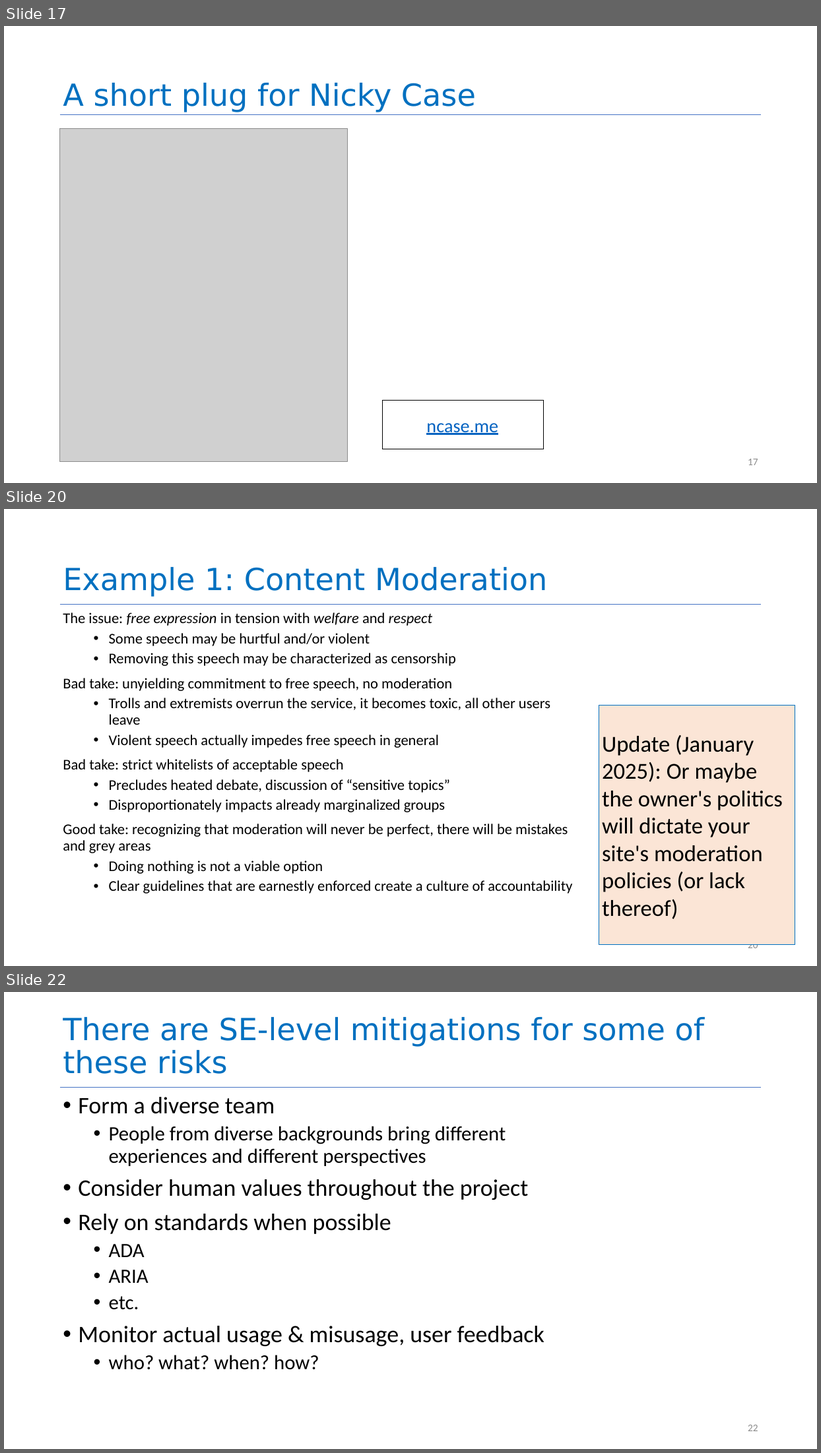
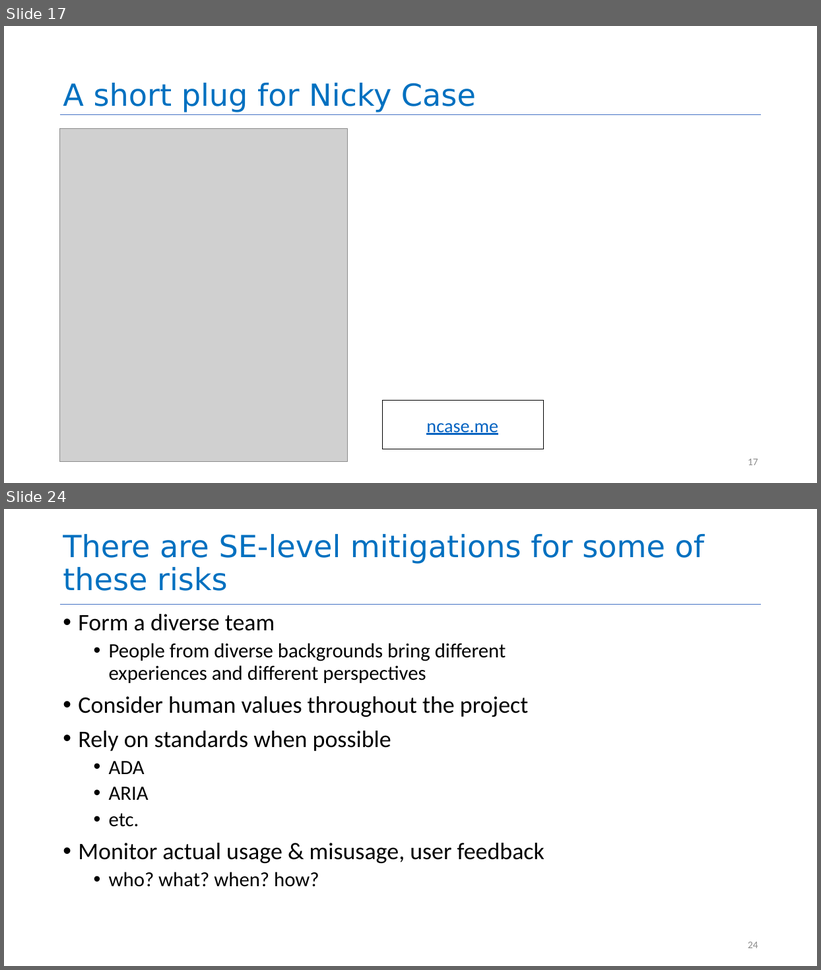
Before and after one commit to neu-se/CS4530-Fall-2025, a slide deck: Slides/Module 16A Engineering Ethical Software.pptx. Shown one above the other, each under a label of ours: slides 17, 20 and 22 before the commit, slides 17 and 24 after it; the slides between them are not shown. The pictures are 821x1453 and 821x970 pixels, drawn with LibreOffice and Linux fonts; fonts in the diff are those of the drawing; grey boxes stand for pictures. Boxes give left, top, right and bottom in pixels: in the first picture for what was removed or moved away, otherwise in the second. Text is boxed around its words. In the diff, an @@ line names an element or a change of style, - is before the commit and + after.

```diff
--- a/Slides/Module 16A Engineering Ethical Software.pptx
+++ b/Slides/Module 16A Engineering Ethical Software.pptx
@@ slide 20 removed at (4, 509, 817, 966), background #FFFFFF; not listed: 1 template element that a slide beside it also shows @@
@@ title removed at (63, 567, 547, 597) @@
-Example 1: Content Moderation
@@ text removed at (63, 613, 572, 894) @@
-The issue: free expression in tension with welfare and respect
-  • Some speech may be hurtful and/or violent
-  • Removing this speech may be characterized as censorship
-Bad take: unyielding commitment to free speech, no moderation
-  • Trolls and extremists overrun the service, it becomes toxic, all other users leave
-  • Violent speech actually impedes free speech in general
-Bad take: strict whitelists of acceptable speech
-  • Precludes heated debate, discussion of “sensitive topics”
-  • Disproportionately impacts already marginalized groups
-Good take: recognizing that moderation will never be perfect, there will be mistakes and grey areas
-  • Doing nothing is not a viable option
-  • Clear guidelines that are earnestly enforced create a culture of accountability
@@ rectangle removed at (599, 705, 795, 945) @@
-Update (January 2025): Or maybe the owner's politics will dictate your site's moderation policies (or lack thereof)
@@ page number removed at (748, 945, 758, 952) @@
-20
@@ what was slide 22 is now slide 24 @@
@@ page number at (748, 942, 758, 949): text changed @@
-22
+24
```
Also in this commit, not shown: 2 slides changed, 7 slides added, 9 other slides removed, 1 other file.
